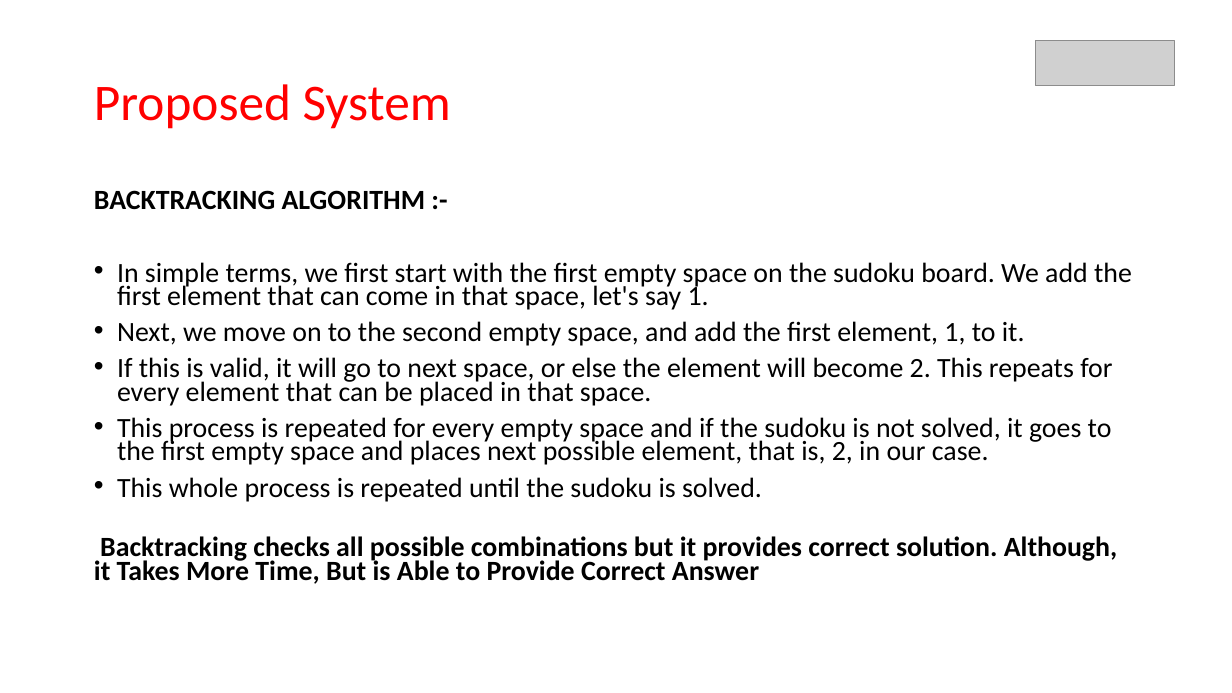
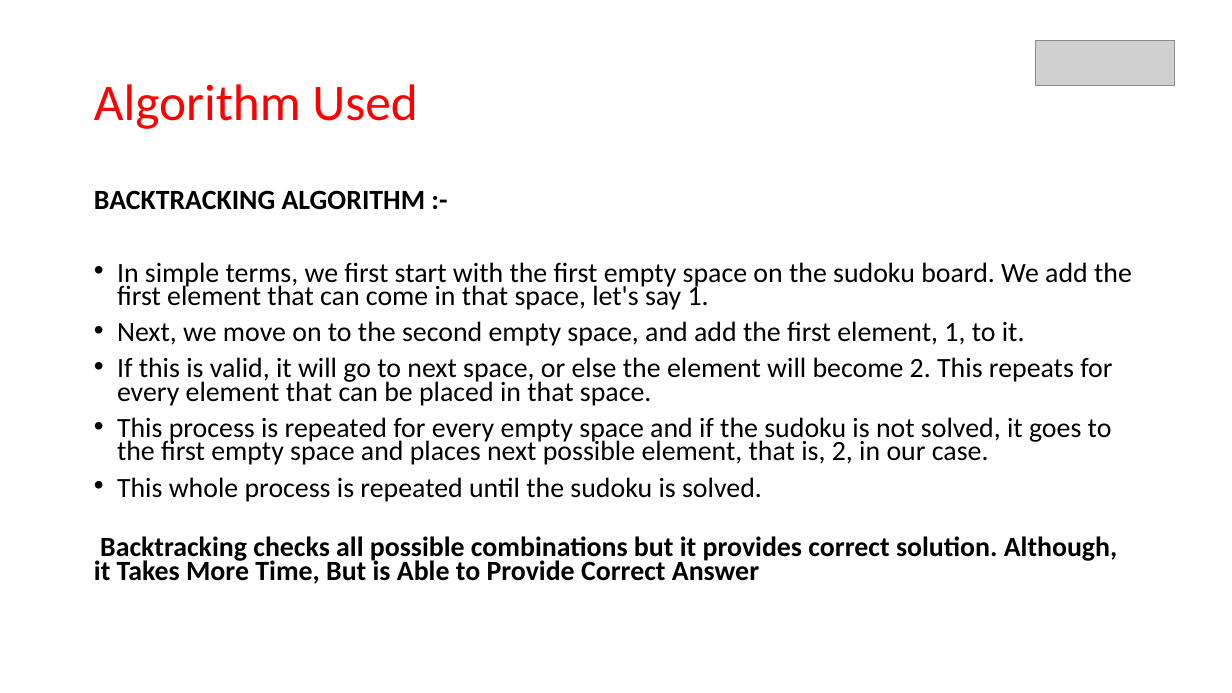
Before and after one commit to KL-HYD/SudokuSolver, a slide deck: slide 4 of DAA_FINAL.pptx (slide 5 before the commit). Drawn at 1232x693 pixels with LibreOffice and Linux fonts; fonts in the diff are those of the drawing; grey boxes stand for pictures. Boxes give left, top, right and bottom in pixels: in the first picture for what was removed or moved away, otherwise in the second. Text is boxed around its words. In the diff, an @@ line names an element or a change of style, - is before the commit and + after.

```diff
--- a/DAA_FINAL.pptx
+++ b/DAA_FINAL.pptx
@@ title at (94,84,417,129): text changed @@
-Proposed System
+Algorithm Used
```
Also in this commit, not shown: 2 other slides changed, 3 slides added, 2 slides removed, 1 other file.
